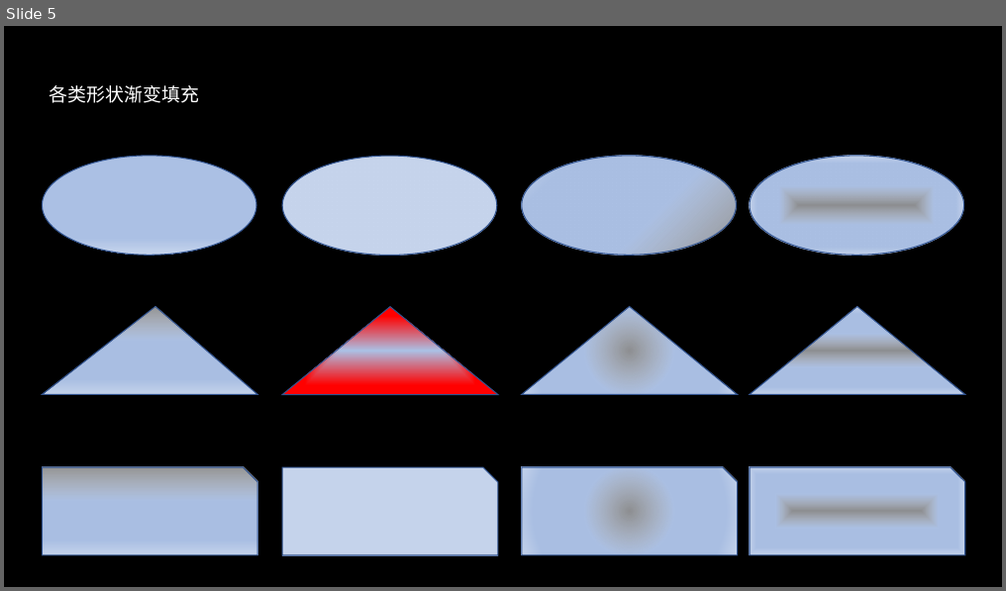
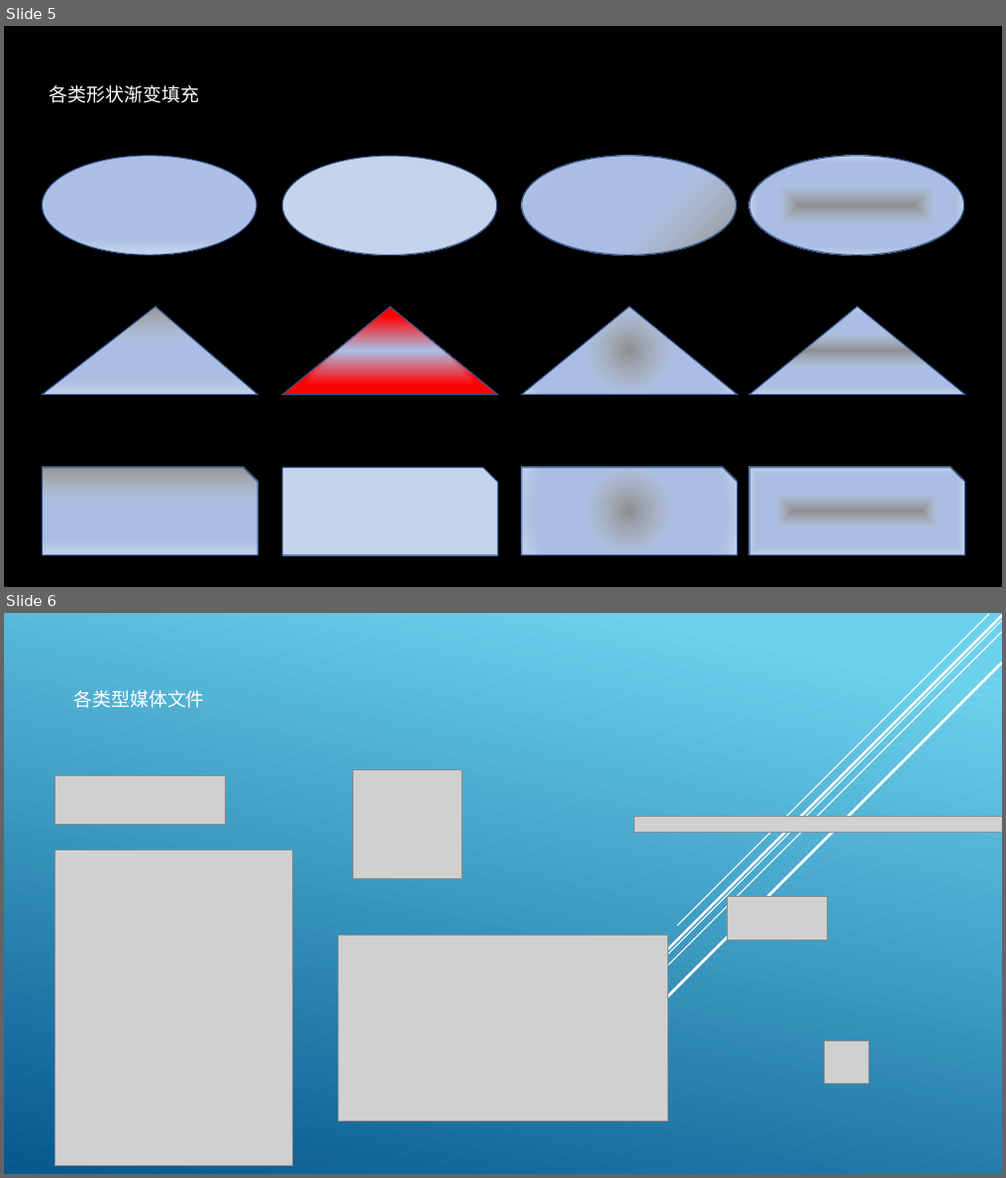
Before and after one commit to Howlcn1997/ooxml-parser, a slide deck: assets/ppt/simple.pptx. Shown one above the other, each under a label of ours: slide 5 before the commit, slides 5 and 6 after it. The pictures are 1006x591 and 1006x1178 pixels, drawn with LibreOffice and Linux fonts; fonts in the diff are those of the drawing; grey boxes stand for pictures; background and template pictures are left out. Boxes give left, top, right and bottom in pixels: in the first picture for what was removed or moved away, otherwise in the second. Text is boxed around its words. In the diff, an @@ line names an element or a change of style, - is before the commit and + after.

```diff
--- a/assets/ppt/simple.pptx
+++ b/assets/ppt/simple.pptx
@@ slide 6 added at (x1=4, y1=613, x2=1002, y2=1174), background gradient #6ED2EB to #06588E @@
@@ line added from (1002, 621) to (504, 1118), #FFFFFF 1 pt @@
@@ line added from (1002, 632) to (596, 1038), #FFFFFF 1 pt @@
@@ line added from (1002, 616) to (604, 1013), #FFFFFF 2.5 pt @@
@@ line added from (989, 614) to (678, 926), #FFFFFF 1 pt @@
@@ line added from (1002, 663) to (647, 1019), #FFFFFF 2.5 pt @@
@@ text added at (x1=74, y1=690, x2=205, y2=708), 18 pt, text #FFFFFF @@
+各类型媒体文件
@@ picture added at (x1=55, y1=776, x2=226, y2=824) @@
@@ picture added at (x1=352, y1=769, x2=462, y2=878) @@
@@ picture added at (x1=635, y1=816, x2=1002, y2=833) @@
@@ picture added at (x1=55, y1=850, x2=292, y2=1165) @@
@@ picture added at (x1=727, y1=897, x2=828, y2=940) @@
@@ picture added at (x1=338, y1=936, x2=668, y2=1121) @@
@@ picture added at (x1=824, y1=1042, x2=868, y2=1084) @@
```
Also in this commit, not shown: 1 slide changed, 1 other slide added, 1 slide removed, 21 other files.
